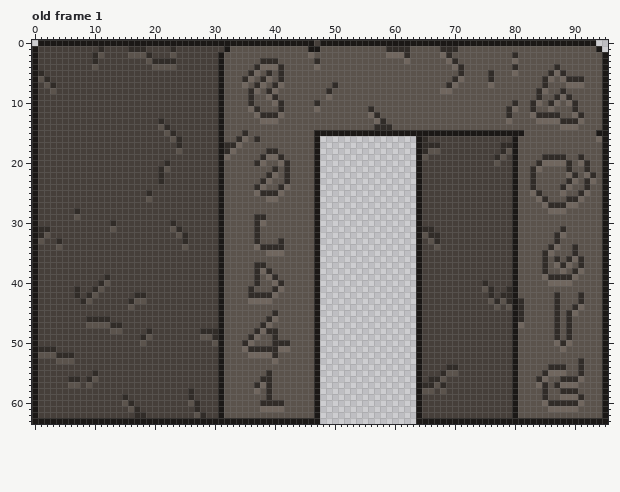
Pixel-art file: Aseprite/EnemyGate.aseprite. This is how it looked before the edit.
96x64 pixels, 1 frame. Shown: old frame 1. The commit also changed other frames, which this record leaves out.
Now the later version:
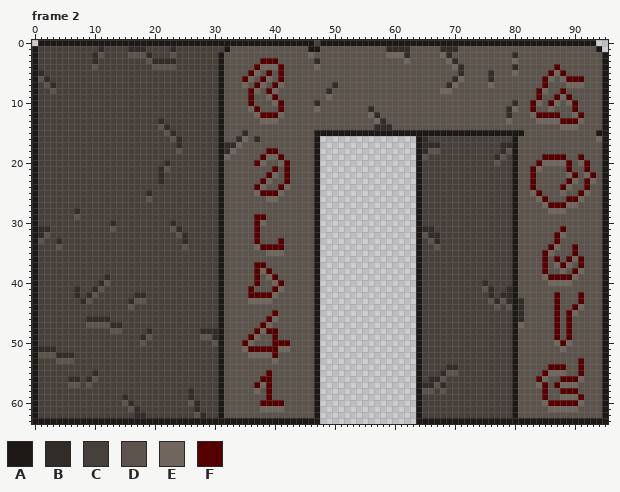
Palette (. is transparent): A #1b1816  B #312c28  C #463f3a  D #5b534c  E #70665e  F #550000
A new or re-ordered frame is compared with the old frame closest to it.
Log entry: Added the enemy gate spawning animation in unity.
The edit:
frames 1 -> 6
Frame 2 is new; against old frame 1:
Colour B gives way to colour F in row 3 at x 38 to 40; in row 4 at x 37, 41 and 87; in row 5 at x 36, 39, 41, 86 and 88; in row 6 at x 35, 38, 41, 85 and 89 to 91; in row 7 at x 37, 40 and 85; in row 8 at x 36, 39, 84 and 88.
Colour B gives way to colour F in row 9 at x 36, 40, 84, 87 and 89; in row 10 at x 36, 41, 83, 86 and 90; in row 11 at x 37, 41, 83 and 90; in row 12 at x 38 to 40, 84 to 87 and 91; in row 13 at x 88 to 90; in row 18 at x 39 to 40.
Colour B gives way to colour F in row 19 at x 38, 41, 85 to 88 and 91; in row 20 at x 37, 42, 84, 89 and 92; in row 21 at x 40, 42, 83, 89 and 92; in row 22 at x 39, 42, 83, 90 and 93; in row 23 at x 38, 42, 83, 89 and 92; in row 24 at x 37, 41, 83, 88 and 92.
Colour B gives way to colour F in row 25 at x 38 to 40, 84 and 91; in row 26 at x 85 and 89 to 90; in row 27 at x 86 to 88; in row 29 at x 37 to 38; in row 30 at x 37; in row 31 at x 37 and 88.
Colour B gives way to colour F in row 32 at x 37 and 87; in row 33 at x 37, 41 and 87; in row 34 at x 38 to 41, 86 and 90; in row 35 at x 85 and 90; in row 36 at x 85, 87, 89 and 91; in row 37 at x 37 to 38, 85, 88 and 91.
Colour B gives way to colour F in row 38 at x 37, 39, 85 and 90; in row 39 at x 37, 40 and 86 to 89; in row 40 at x 37 and 41; in row 41 at x 36 and 40; in row 42 at x 36 to 39, 87 and 91; in row 43 at x 87 and 91.
Colour B gives way to colour F in row 44 at x 87 and 90; in row 45 at x 40, 87 and 89; in row 46 at x 39, 87 and 89; in row 47 at x 38, 87 and 89; in row 48 at x 37, 39 to 40, 87 and 89; in row 49 at x 36, 40, 87 and 89.
Colour B gives way to colour F in row 50 at x 35, 40 to 42 and 88; in row 51 at x 36 to 40; in row 52 at x 40; in row 53 at x 91; in row 54 at x 86 to 88 and 91; in row 55 at x 39, 85 and 91.
Colour B gives way to colour F in row 56 at x 38 to 39, 84 and 88 to 90; in row 57 at x 37, 39, 85 and 87; in row 58 at x 39, 85 and 88 to 90; in row 59 at x 39, 85 and 91; in row 60 at x 38 to 41 and 86 to 90.
Where, in picture pixels (left, top, right, bottom), the same in both pictures:
changed: (242, 58, 284, 118)
changed: (530, 64, 584, 124)
changed: (242, 148, 290, 406)
changed: (530, 154, 596, 406)
